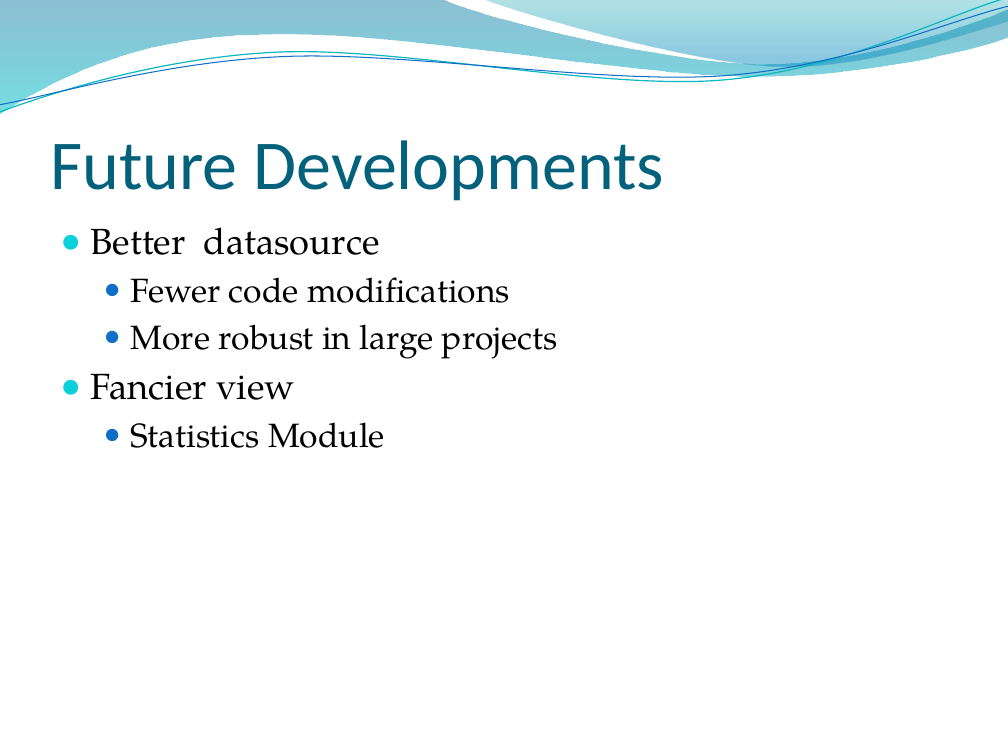
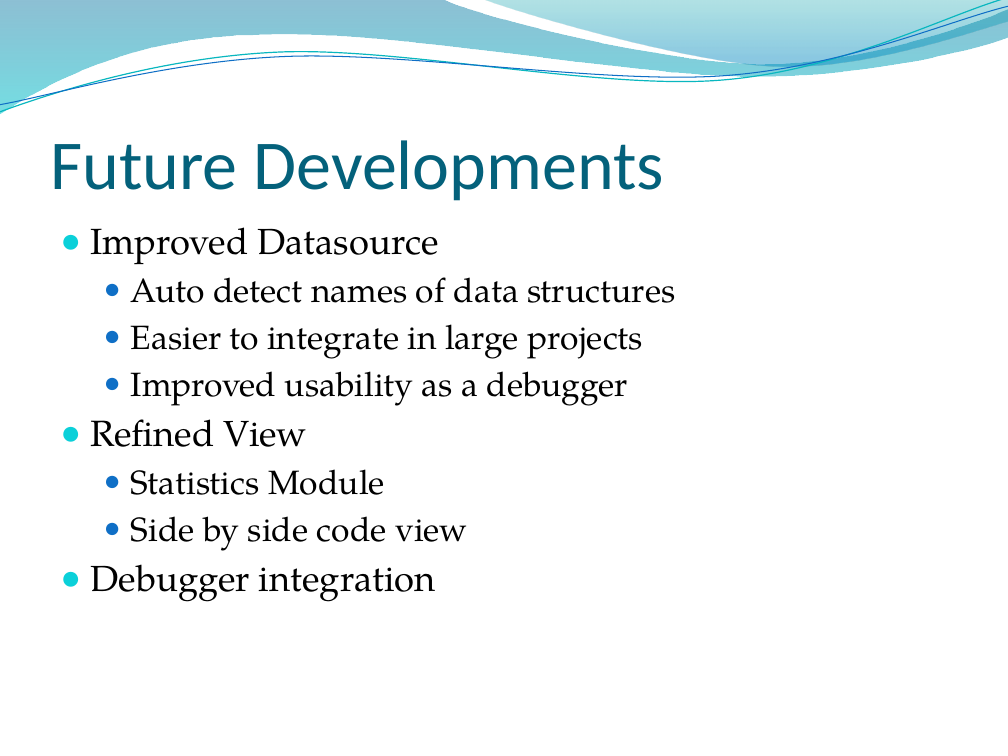
Before and after one commit to Seltzer/Algovis---Algorithm-Visualisation, a slide deck: slide 15 of docs/conference presentation - the real thing.pptx (slide 13 before the commit). Drawn at 1008x756 pixels with LibreOffice and Linux fonts; fonts in the diff are those of the drawing; background and template pictures are left out. Boxes give left, top, right and bottom in pixels: in the first picture for what was removed or moved away, otherwise in the second. Text is boxed around its words. In the diff, an @@ line names an element or a change of style, - is before the commit and + after.

```diff
--- a/docs/conference presentation - the real thing.pptx
+++ b/docs/conference presentation - the real thing.pptx
@@ text at [91,227,675,447]: text changed @@
-● Better datasource
-  ● Fewer code modifications
-  ● More robust in large projects
-● Fancier view
+● Improved Datasource
+  ● Auto detect names of data structures
+  ● Easier to integrate in large projects
+  ● Improved usability as a debugger
+● Refined View
@@ text at [91,516,467,602]: paragraphs added @@
+  ● Side by side code view
+● Debugger integration
```
Also in this commit, not shown: 6 other slides changed, 4 slides added, 1 slide removed.
